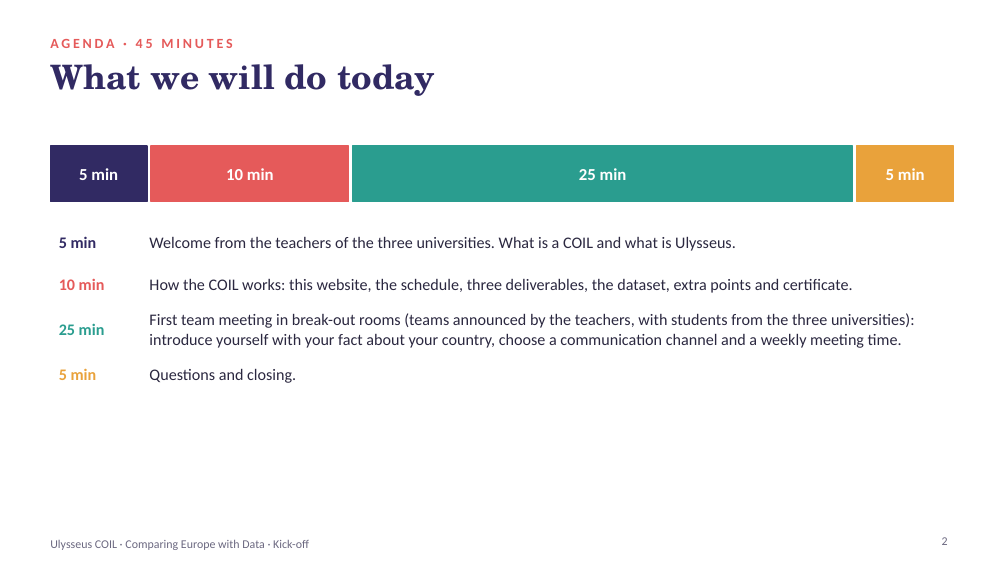
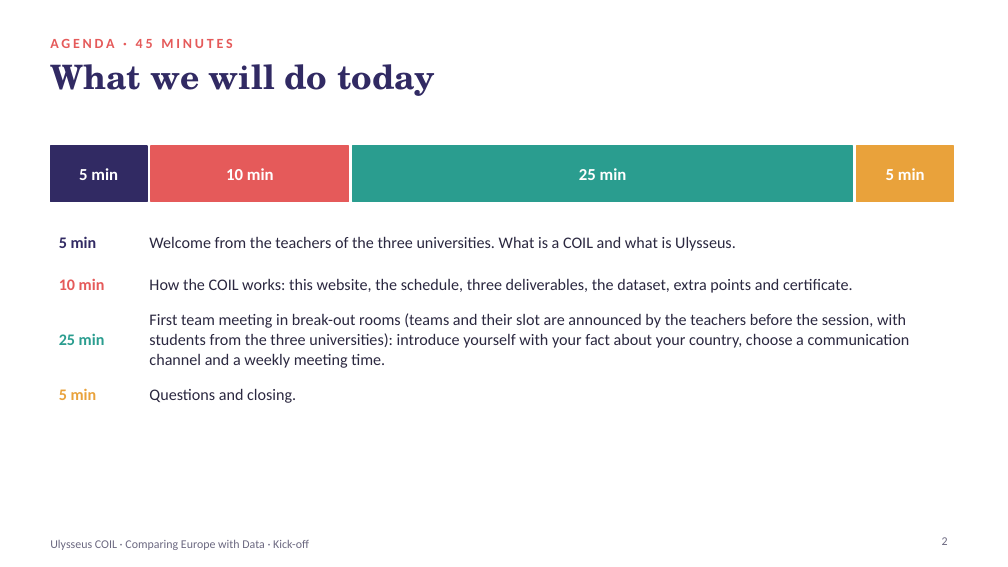
Before and after one commit to coil-europe/coil-europe.github.io, a slide deck: slide 2 of docs/slides/COIL_1_kickoff.pptx. Drawn at 1008x567 pixels with LibreOffice and Linux fonts; fonts in the diff are those of the drawing. Boxes give left, top, right and bottom in pixels: in the first picture for what was removed or moved away, otherwise in the second. Text is boxed around its words. In the diff, an @@ line names an element or a change of style, - is before the commit and + after.

```diff
--- a/docs/slides/COIL_1_kickoff.pptx
+++ b/docs/slides/COIL_1_kickoff.pptx
@@ table at (50, 222, 958, 407) @@
-row 3, column 2: First team meeting in break-out rooms (teams announced by the teachers, with students from the three universities): introduce yourself with your fact about your country, choose a communication channel and a weekly meeting time.
+row 3, column 2: First team meeting in break-out rooms (teams and their slot are announced by the teachers before the session, with students from the three universities): introduce yourself with your fact about your country, choose a communication channel and a weekly meeting time.
```
Also in this commit, not shown: 3 other slides changed, 15 other files.
